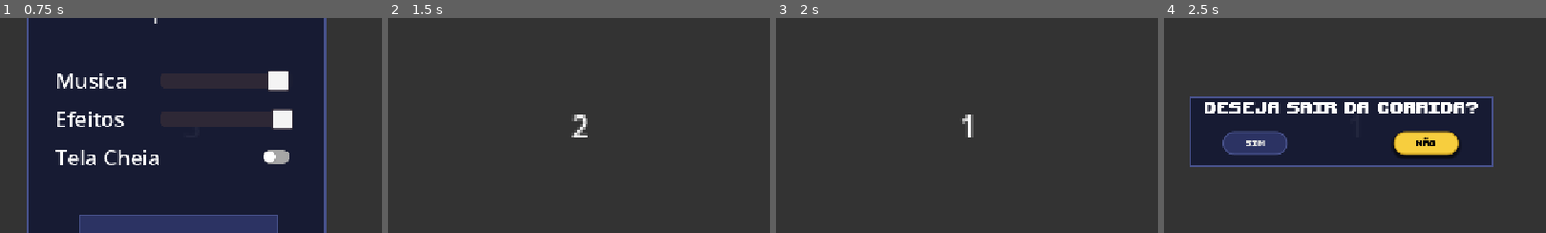
Above: before the commit, frames 1-4 (left to right).
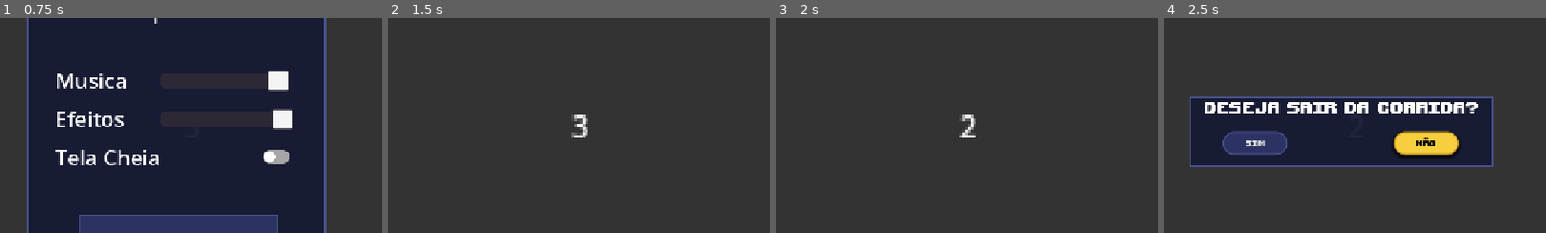
Above: after the commit, the same moments.

Repository: Blue-Raccoon-Interactive/Pixel-Bros-Racing
Game: Godot game, scene res://scenes/race.tscn
Same seed, same stepped clock (60 frames per second), same inputs: the game is played once before the commit and once after it. This scene is started directly instead of the project's main scene. Sound files missing from this copy of the repository are replaced by a short silence.
Inputs:
- Up to frame 1 (0.75 s): click "☰" at 0.5 s
- Up to frame 2 (1.5 s): click "Voltar" at 1.25 s
- Up to frame 3 (2 s): no input
- Up to frame 4 (2.5 s): click "X" at 2 s
The pictures show only the part of the screen within x 27-77%, y 24-74%; the shares and areas given below are measured in that part.

Frame 1 is identical in both runs. In frame 2, 0.2% of the frame differs, in the area x 48-53%, y 46-56%; in frame 3, 0.2%, in the area x 48-53%, y 44-56%; in frame 4, less than 0.1%.

Commit message:
feat/contagem paused

Diff:
--- a/scripts/race_manager.gd
+++ b/scripts/race_manager.gd
@@ -189,7 +189,7 @@
 			race_started.emit()
 		else:
 			_play_start_sound(COUNTDOWN_BEEP)
-		await get_tree().create_timer(1.0).timeout
+		await get_tree().create_timer(1.0, false).timeout
 
 	countdown_changed.emit("")
 
